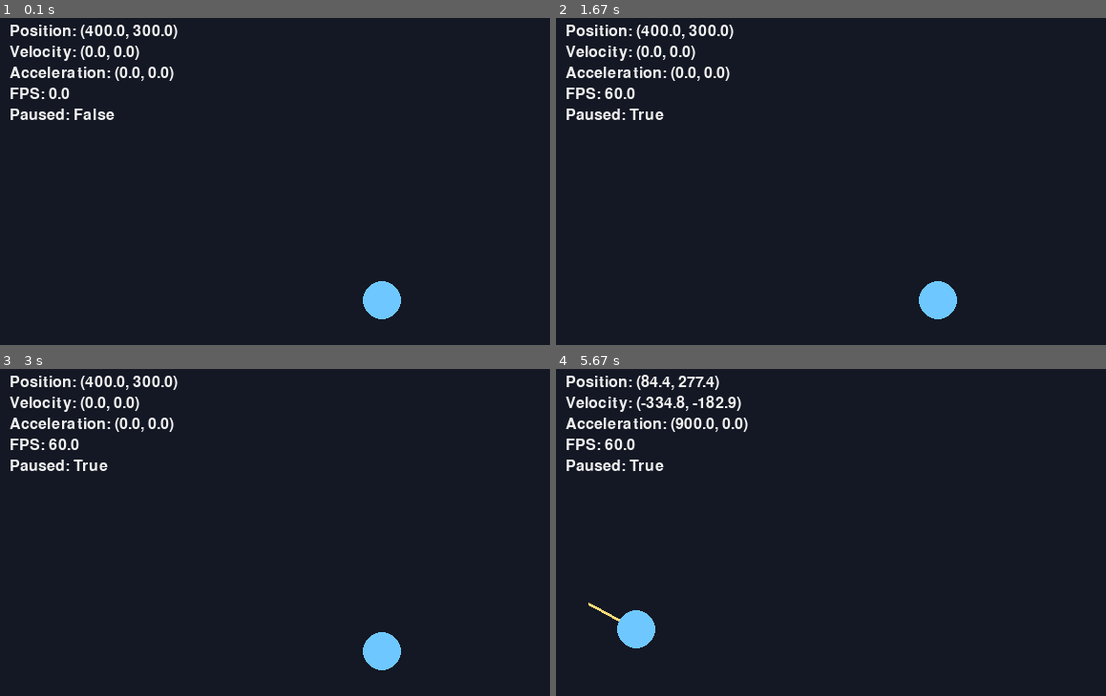
Above: before the commit, frames 1-4 (two rows, left to right).
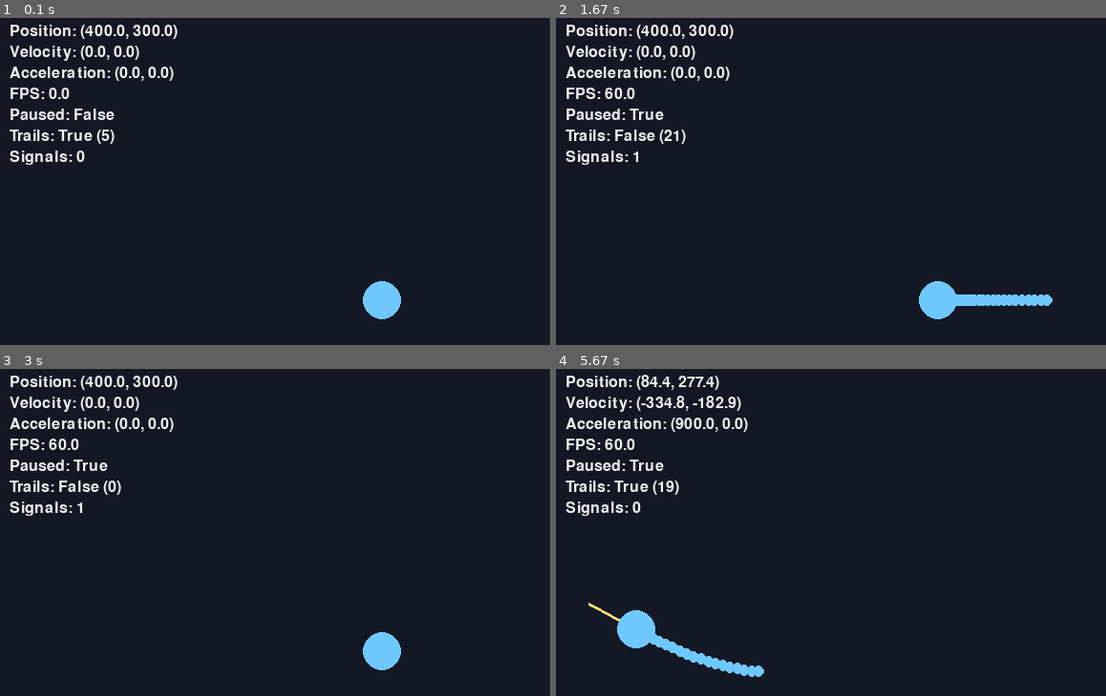
Above: after the commit, the same moments.

Repository: beuschcl/pygame-systems-lab
Game: pygame game, started from src/pygame_systems_lab/__main__.py
The game is run twice, just before and just after one commit, with the same random seed, the same clock (stepped at 60 frames per second) and the same inputs.
Inputs:
- Up to frame 1 (0.1 s): no input
- Up to frame 2 (1.67 s): tap S at 0.33 s; hold R 0.67-1.13 s; hold Right 0.67-1.13 s; tap C at 0.82 s; tap Space at 1.17 s; hold R from 1.5 s (still down); tap T at 1.57 s
- Up to frame 3 (3 s): tap T at 1.87, 2.07, 2.37, 2.57 s; release R at 1.97 s; tap C at 2.15 s; tap S at 2.65 s
- Up to frame 4 (5.67 s): tap Space at 3.33, 3.73, 4.03, 4.3, 4.63, 4.93, 5.07, 5.47 s; hold Left 3.67-4.2 s; tap C at 3.82, 5.15 s; hold Down 4.23-4.53 s; hold Left 4.57-4.97 s; tap T at 4.72 s; hold Up 5-5.37 s; hold Right from 5.4 s (still down)

The runs differ from the first frame. In frame 1, 0.6% of the frame differs, in the area x 1-21%, y 34-45%; in frame 2, 1.2%; in frame 3, 0.6%; in frame 4, 1.3%, in the area x 1-38%, y 34-95%.

Commit message:
feat: add trails and signals

Diff:
--- /dev/null
+++ b/src/pygame_systems_lab/labs/history.py
@@ -0,0 +1,66 @@
+from dataclasses import dataclass
+
+from .motion import Vec2
+
+
+@dataclass(frozen=True)
+class TrailPoint:
+    position: Vec2
+    age: float
+    lifetime: float
+
+
+@dataclass(frozen=True)
+class SignalMarker:
+    position: Vec2
+    age: float
+    lifetime: float
+
+
+def add_trail_point(
+    trail_points: list[TrailPoint],
+    position: Vec2,
+    lifetime: float,
+) -> list[TrailPoint]:
+    return trail_points + [TrailPoint(position=position, age=0.0, lifetime=lifetime)]
+
+
+def age_trail_points(trail_points: list[TrailPoint], dt: float) -> list[TrailPoint]:
+    return [
+        TrailPoint(point.position, point.age + dt, point.lifetime)
+        for point in trail_points
+    ]
+
+
+def remove_expired_trail_points(trail_points: list[TrailPoint]) -> list[TrailPoint]:
+    return [point for point in trail_points if point.age < point.lifetime]
+
+
+def add_signal_marker(
+    signal_markers: list[SignalMarker],
+    position: Vec2,
+    lifetime: float,
+) -> list[SignalMarker]:
+    return signal_markers + [SignalMarker(position=position, age=0.0, lifetime=lifetime)]
+
+
+def age_signal_markers(
+    signal_markers: list[SignalMarker],
+    dt: float,
+) -> list[SignalMarker]:
+    return [
+        SignalMarker(marker.position, marker.age + dt, marker.lifetime)
+        for marker in signal_markers
+    ]
+
+
+def remove_expired_signal_markers(
+    signal_markers: list[SignalMarker],
+) -> list[SignalMarker]:
+    return [marker for marker in signal_markers if marker.age < marker.lifetime]
+
+
+def fade_ratio(age: float, lifetime: float) -> float:
+    if lifetime <= 0.0:
+        return 0.0
+    return max(0.0, 1.0 - (age / lifetime))
--- a/src/pygame_systems_lab/labs/motion_playground.py
+++ b/src/pygame_systems_lab/labs/motion_playground.py
@@ -2,6 +2,17 @@
 
 import pygame
 
+from .history import (
+    SignalMarker,
+    TrailPoint,
+    add_signal_marker,
+    add_trail_point,
+    age_signal_markers,
+    age_trail_points,
+    fade_ratio,
+    remove_expired_signal_markers,
+    remove_expired_trail_points,
+)
 from .motion import (
     InputState,
     MotionConfig,
@@ -15,11 +26,24 @@
 
 
 @dataclass(frozen=True)
+class PlaygroundActions:
+    running: bool
+    paused: bool
+    selected: bool
+    reset_requested: bool = False
+    toggle_trails_requested: bool = False
+    clear_trails_requested: bool = False
+    drop_signal_requested: bool = False
+
+
+@dataclass(frozen=True)
 class PlaygroundConfig:
     object_name: str = "Motion Circle"
     title: str = "Motion Playground"
     background_color: tuple[int, int, int] = (20, 24, 36)
     circle_color: tuple[int, int, int] = (110, 200, 255)
+    trail_color: tuple[int, int, int] = (110, 200, 255)
+    signal_color: tuple[int, int, int] = (255, 120, 170)
     vector_color: tuple[int, int, int] = (255, 220, 120)
     text_color: tuple[int, int, int] = (240, 240, 240)
     selection_ring_color: tuple[int, int, int] = (255, 255, 255)
@@ -27,6 +51,11 @@
     panel_border_color: tuple[int, int, int] = (85, 96, 130)
     fps: int = 60
     inspector_width: int = 220
+    trail_radius: int = 6
+    signal_radius: int = 10
+    signal_thickness: int = 2
+    trail_lifetime: float = 1.6
+    signal_lifetime: float = 2.4
     vector_scale: float = 0.15
     motion: MotionConfig = field(default_factory=MotionConfig)
 
@@ -53,9 +82,12 @@
     state: MotionState,
     selected: bool,
     radius: int,
-) -> tuple[bool, bool, bool, bool]:
+) -> PlaygroundActions:
     running = True
     reset_requested = False
+    toggle_trails_requested = False
+    clear_trails_requested = False
+    drop_signal_requested = False
 
     for event in pygame.event.get():
         if event.type == pygame.QUIT:
@@ -67,11 +99,25 @@
                 reset_requested = True
             elif event.key == pygame.K_SPACE:
                 paused = not paused
+            elif event.key == pygame.K_t:
+                toggle_trails_requested = True
+            elif event.key == pygame.K_c:
+                clear_trails_requested = True
+            elif event.key == pygame.K_s:
+                drop_signal_requested = True
         elif event.type == pygame.MOUSEBUTTONDOWN and event.button == 1:
             click_position = mouse_position_to_vec2(event.pos)
             selected = point_is_inside_circle(click_position, state.position, radius)
 
-    return running, paused, reset_requested, selected
+    return PlaygroundActions(
+        running=running,
+        paused=paused,
+        selected=selected,
+        reset_requested=reset_requested,
+        toggle_trails_requested=toggle_trails_requested,
+        clear_trails_requested=clear_trails_requested,
+        drop_signal_requested=drop_signal_requested,
+    )
 
 
 def draw_debug_overlay(
@@ -80,6 +126,9 @@
     state: MotionState,
     fps: float,
     paused: bool,
+    trails_enabled: bool,
+    trail_count: int,
+    signal_count: int,
     text_color: tuple[int, int, int],
 ) -> None:
     lines = [
@@ -88,6 +137,8 @@
         f"Acceleration: ({state.acceleration.x:.1f}, {state.acceleration.y:.1f})",
         f"FPS: {fps:.1f}",
         f"Paused: {paused}",
+        f"Trails: {trails_enabled} ({trail_count})",
+        f"Signals: {signal_count}",
     ]
 
     y = 10
@@ -109,6 +160,59 @@
         round(state.position.y + state.velocity.y * scale),
     )
     pygame.draw.line(screen, color, start, end, 3)
+
+
+def color_with_fade(
+    color: tuple[int, int, int],
+    age: float,
+    lifetime: float,
+) -> tuple[int, int, int, int]:
+    return (*color, round(255 * fade_ratio(age, lifetime)))
+
+
+def draw_trail_points(
+    screen: pygame.Surface,
+    trail_points: list[TrailPoint],
+    config: PlaygroundConfig,
+) -> None:
+    for point in trail_points:
+        pygame.draw.circle(
+            screen,
+            color_with_fade(config.trail_color, point.age, point.lifetime),
+            (round(point.position.x), round(point.position.y)),
+            config.trail_radius,
+        )
+
+
+def draw_signal_markers(
+    screen: pygame.Surface,
+    signal_markers: list[SignalMarker],
+    config: PlaygroundConfig,
+) -> None:
+    for marker in signal_markers:
+        center = (round(marker.position.x), round(marker.position.y))
+        color = color_with_fade(config.signal_color, marker.age, marker.lifetime)
+        pygame.draw.circle(
+            screen,
+            color,
+            center,
+            config.signal_radius,
+            config.signal_thickness,
+        )
+        pygame.draw.line(
+            screen,
+            color,
+            (center[0] - config.signal_radius, center[1]),
+            (center[0] + config.signal_radius, center[1]),
+            config.signal_thickness,
+        )
+        pygame.draw.line(
+            screen,
+            color,
+            (center[0], center[1] - config.signal_radius),
+            (center[0], center[1] + config.signal_radius),
+            config.signal_thickness,
+        )
 
 
 def draw_selection_ring(
@@ -131,6 +235,9 @@
     font: pygame.font.Font,
     state: MotionState,
     paused: bool,
+    trails_enabled: bool,
+    trail_count: int,
+    signal_count: int,
     config: PlaygroundConfig,
 ) -> None:
     panel_width = config.inspector_width
@@ -149,6 +256,8 @@
         f"Speed: {speed_from_velocity(state.velocity):.1f}",
         f"Radius: {config.motion.radius}",
         f"Paused: {paused}",
+        f"Trails: {trails_enabled} ({trail_count})",
+        f"Signals: {signal_count}",
     ]
 
     y = 16
@@ -165,9 +274,14 @@
     fps: float,
     paused: bool,
     selected: bool,
+    trails_enabled: bool,
+    trail_points: list[TrailPoint],
+    signal_markers: list[SignalMarker],
     config: PlaygroundConfig,
 ) -> None:
     screen.fill(config.background_color)
+    draw_trail_points(screen, trail_points, config)
+    draw_signal_markers(screen, signal_markers, config)
     draw_velocity_vector(screen, state, config.vector_scale, config.vector_color)
     if selected:
         draw_selection_ring(
@@ -182,41 +296,101 @@
         (round(state.position.x), round(state.position.y)),
         config.motion.radius,
     )
-    draw_debug_overlay(screen, font, state, fps, paused, config.text_color)
+    draw_debug_overlay(
+        screen,
+        font,
+        state,
+        fps,
+        paused,
+        trails_enabled,
+        len(trail_points),
+        len(signal_markers),
+        config.text_color,
+    )
     if selected:
-        draw_inspector_panel(screen, font, state, paused, config)
+        draw_inspector_panel(
+            screen,
+            font,
+            state,
+            paused,
+            trails_enabled,
+            len(trail_points),
+            len(signal_markers),
+            config,
+        )
     pygame.display.flip()
 
 
 def run(config: PlaygroundConfig = DEFAULT_CONFIG) -> None:
     pygame.init()
     pygame.display.set_caption(config.title)
-    screen = pygame.display.set_mode(config.motion.size)
+    screen = pygame.display.set_mode(config.motion.size, pygame.SRCALPHA)
     clock = pygame.time.Clock()
     font = pygame.font.Font(None, 24)
     state = make_initial_state(config.motion)
+    trail_points: list[TrailPoint] = []
+    signal_markers: list[SignalMarker] = []
     paused = False
     running = True
     selected = False
+    trails_enabled = True
 
     try:
         while running:
             dt = clock.tick(config.fps) / 1000.0
-            running, paused, reset_requested, selected = handle_events(
+            actions = handle_events(
                 paused,
                 state,
                 selected,
                 config.motion.radius,
             )
-
-            if reset_requested:
+            running = actions.running
+            paused = actions.paused
+            selected = actions.selected
+
+            if actions.toggle_trails_requested:
+                trails_enabled = not trails_enabled
+
+            if actions.clear_trails_requested:
+                trail_points = []
+
+            if actions.drop_signal_requested:
+                signal_markers = add_signal_marker(
+                    signal_markers,
+                    state.position,
+                    config.signal_lifetime,
+                )
+
+            if actions.reset_requested:
                 state = make_initial_state(config.motion)
                 selected = False
 
             if running and not paused:
                 state = update_motion(state, read_input(), dt, config.motion)
-
-            draw_scene(screen, font, state, clock.get_fps(), paused, selected, config)
+                if trails_enabled:
+                    trail_points = add_trail_point(
+                        trail_points,
+                        state.position,
+                        config.trail_lifetime,
+                    )
+
+            trail_points = remove_expired_trail_points(age_trail_points(trail_points, dt))
+            signal_markers = remove_expired_signal_markers(
+                age_signal_markers(signal_markers, dt)
+            )
+
+            draw_scene(
+                screen,
+                font,
+                state,
+                clock.get_fps(),
+                paused,
+                selected,
+                trails_enabled,
+                trail_points,
+                signal_markers,
+                config,
+            )
     finally:
         pygame.quit()
 
--- /dev/null
+++ b/tests/test_history.py
@@ -0,0 +1,69 @@
+from pygame_systems_lab.labs.history import (
+    SignalMarker,
+    TrailPoint,
+    add_signal_marker,
+    add_trail_point,
+    age_signal_markers,
+    age_trail_points,
+    remove_expired_signal_markers,
+    remove_expired_trail_points,
+)
+from pygame_systems_lab.labs.motion import Vec2
+
+
+def test_add_trail_point_appends_a_new_point() -> None:
+    trail_points = add_trail_point([], Vec2(10.0, 20.0), 1.5)
+
+    assert trail_points == [
+        TrailPoint(position=Vec2(10.0, 20.0), age=0.0, lifetime=1.5)
+    ]
+
+
+def test_age_trail_points_increases_age_by_dt() -> None:
+    trail_points = [TrailPoint(position=Vec2(5.0, 5.0), age=0.2, lifetime=1.0)]
+
+    aged_points = age_trail_points(trail_points, 0.3)
+
+    assert aged_points[0].age == 0.5
+
+
+def test_remove_expired_trail_points_keeps_only_live_points() -> None:
+    trail_points = [
+        TrailPoint(position=Vec2(0.0, 0.0), age=0.4, lifetime=1.0),
+        TrailPoint(position=Vec2(1.0, 1.0), age=1.0, lifetime=1.0),
+    ]
+
+    live_points = remove_expired_trail_points(trail_points)
+
+    assert live_points == [TrailPoint(position=Vec2(0.0, 0.0), age=0.4, lifetime=1.0)]
+
+
+def test_add_signal_marker_appends_a_new_marker() -> None:
+    signal_markers = add_signal_marker([], Vec2(30.0, 40.0), 2.0)
+
+    assert signal_markers == [
+        SignalMarker(position=Vec2(30.0, 40.0), age=0.0, lifetime=2.0)
+    ]
+
+
+def test_age_signal_markers_increases_age_by_dt() -> None:
+    signal_markers = [
+        SignalMarker(position=Vec2(3.0, 4.0), age=0.5, lifetime=2.0)
+    ]
+
+    aged_markers = age_signal_markers(signal_markers, 0.25)
+
+    assert aged_markers[0].age == 0.75
+
+
+def test_remove_expired_signal_markers_keeps_only_live_markers() -> None:
+    signal_markers = [
+        SignalMarker(position=Vec2(0.0, 0.0), age=0.1, lifetime=1.0),
+        SignalMarker(position=Vec2(2.0, 2.0), age=1.2, lifetime=1.0),
+    ]
+
+    live_markers = remove_expired_signal_markers(signal_markers)
+
+    assert live_markers == [
+        SignalMarker(position=Vec2(0.0, 0.0), age=0.1, lifetime=1.0)
+    ]
Not shown, changed: README.md
